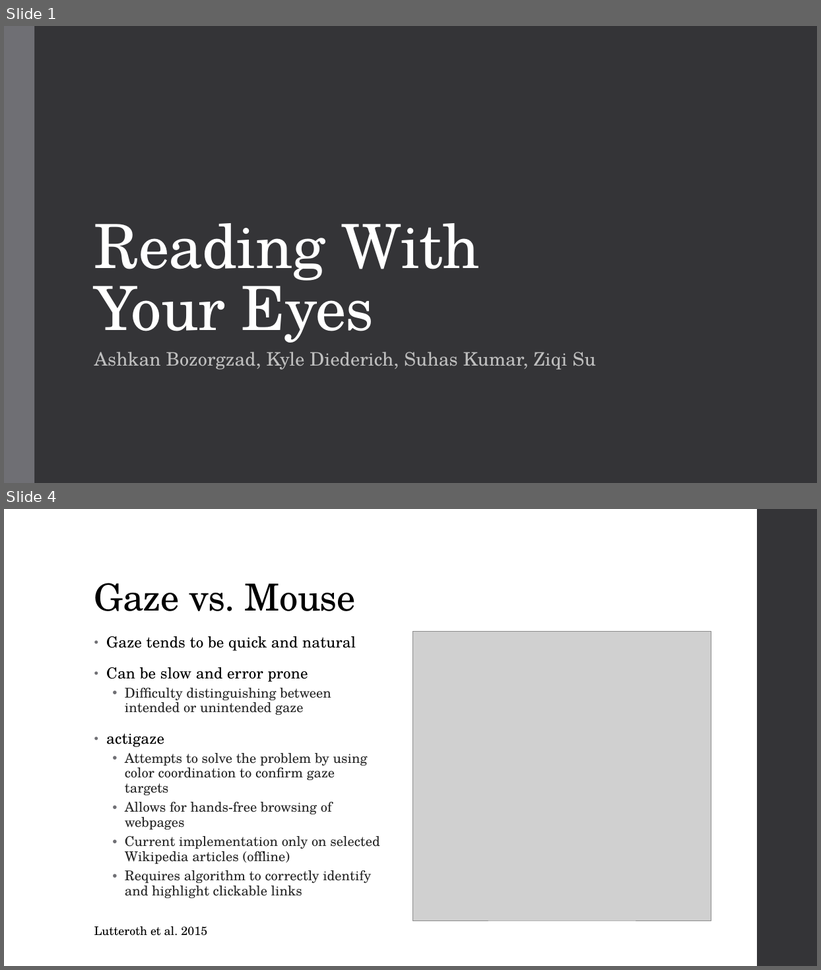
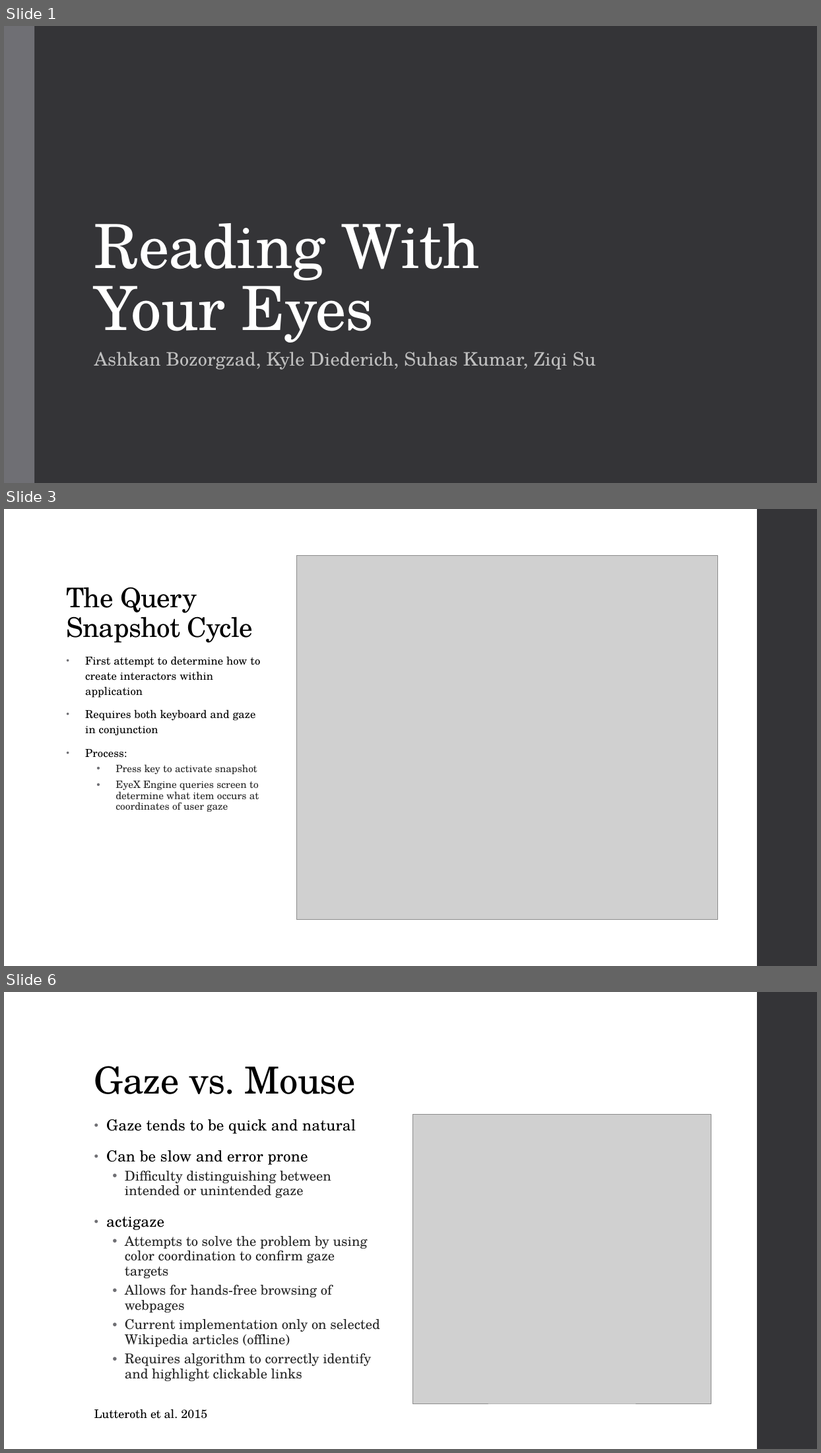
Before and after one commit to diederichk/StepCounter, a slide deck: MidtermPresentation/Diederich_MidtermPresentation.pptx. Shown one above the other, each under a label of ours: slides 1 and 4 before the commit, slides 1, 3 and 6 after it; the slides between them are not shown. The pictures are 821x970 and 821x1453 pixels, drawn with LibreOffice and Linux fonts; fonts in the diff are those of the drawing; grey boxes stand for pictures. Boxes give left, top, right and bottom in pixels: in the first picture for what was removed or moved away, otherwise in the second. Text is boxed around its words. In the diff, an @@ line names an element or a change of style, - is before the commit and + after.

```diff
--- a/MidtermPresentation/Diederich_MidtermPresentation.pptx
+++ b/MidtermPresentation/Diederich_MidtermPresentation.pptx
@@ slide 3 added at [4, 509, 817, 966], background #FFFFFF; not listed: 1 template element that a slide beside it also shows @@
@@ picture added at [297, 556, 718, 920] @@
@@ title added at [66, 587, 253, 643], 32 pt, text #000000 @@
+The Query Snapshot Cycle
@@ text added at [85, 656, 260, 812], 13 pt, text #000000 @@
+• First attempt to determine how to create interactors within application
+• Requires both keyboard and gaze in conjunction
+• Process:
+  • Press key to activate snapshot
+  • EyeX Engine queries screen to determine what item occurs at coordinates of user gaze
@@ what was slide 4 is now slide 6 @@
```
Also in this commit, not shown: 3 slides changed, 1 other slide added, 1 other file.
